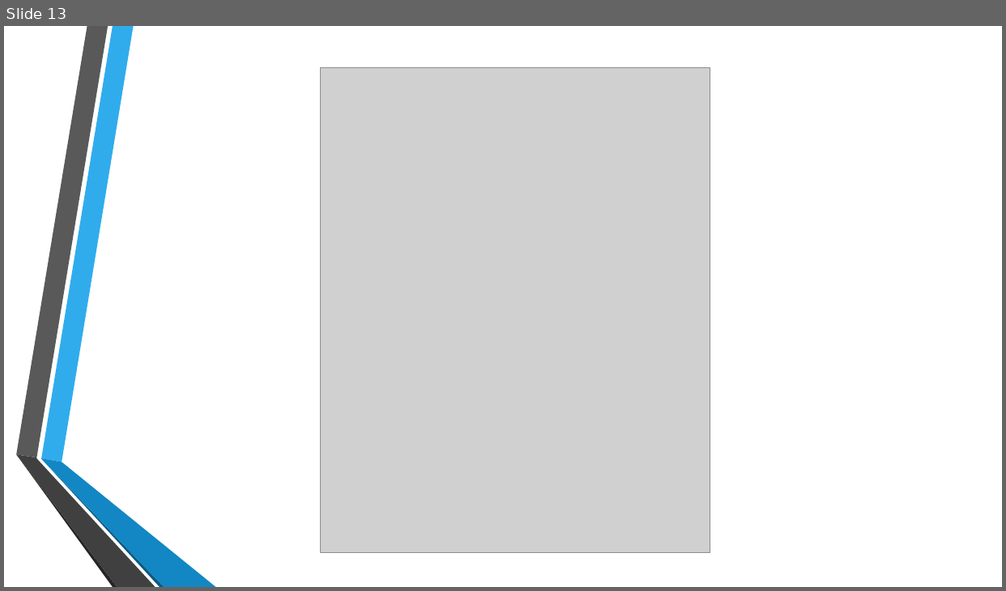
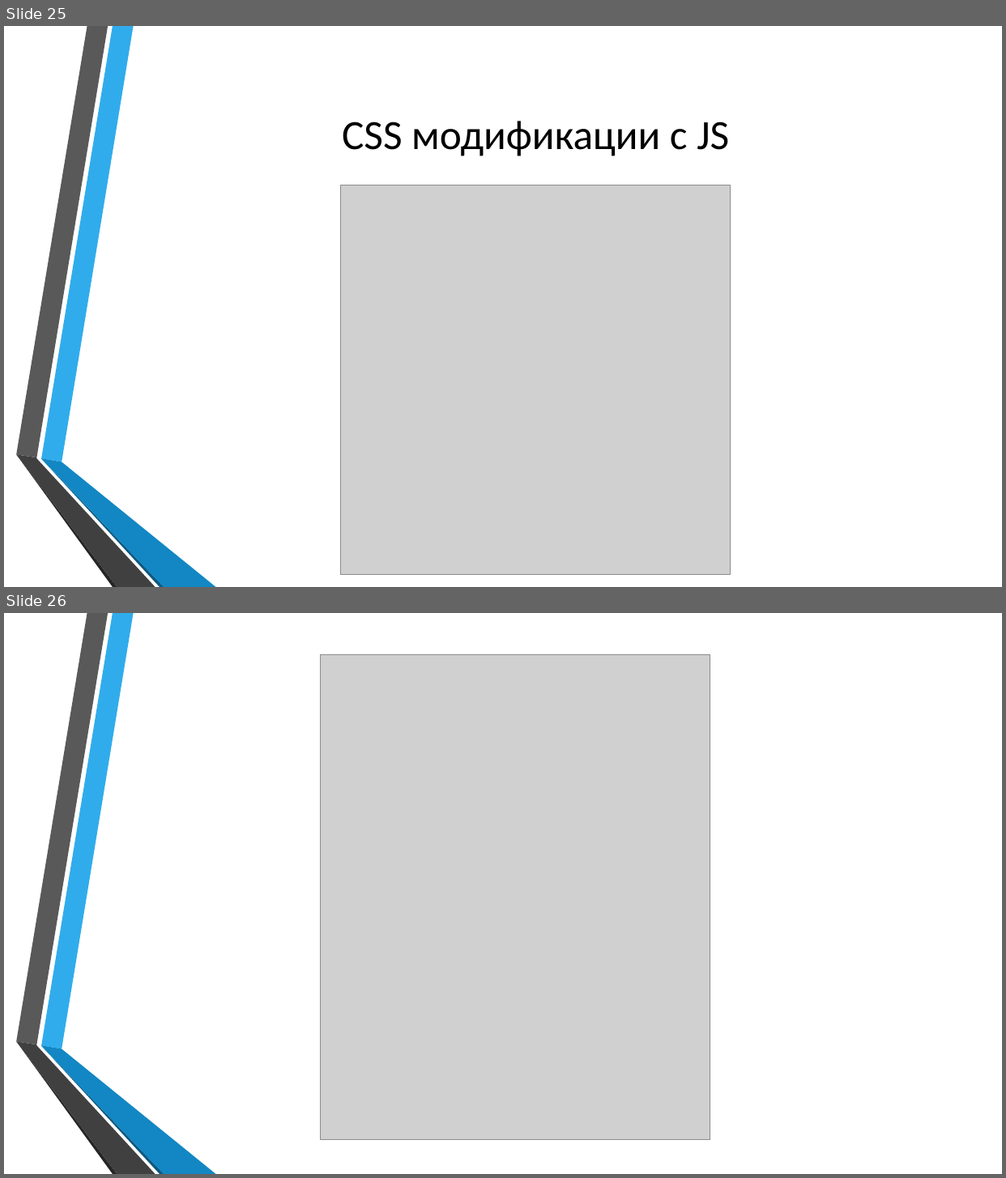
Before and after one commit to dnmitev/IT-Academy, a slide deck: JS Fundamentals/9.DOM&CSS/DOM&CSS.pptx. Shown one above the other, each under a label of ours: slide 13 before the commit, slides 25 and 26 after it. The pictures are 1006x591 and 1006x1178 pixels, drawn with LibreOffice and Linux fonts; fonts in the diff are those of the drawing; grey boxes stand for pictures; background and template pictures are left out. Boxes give left, top, right and bottom in pixels: in the first picture for what was removed or moved away, otherwise in the second. Text is boxed around its words. In the diff, an @@ line names an element or a change of style, - is before the commit and + after.

```diff
--- a/JS Fundamentals/9.DOM&CSS/DOM&CSS.pptx
+++ b/JS Fundamentals/9.DOM&CSS/DOM&CSS.pptx
@@ slide 25 added at (x1=4, y1=26, x2=1002, y2=587), background picture (left out); not listed: 6 template elements that a slide beside it also shows @@
@@ title added at (x1=342, y1=121, x2=729, y2=156), 40 pt, text #000000 @@
+CSS модификации с JS
@@ picture added at (x1=341, y1=186, x2=731, y2=575) @@
@@ what was slide 13 is now slide 26 @@
```
Also in this commit, not shown: 1 slide changed, 12 other slides added, 9 other files.
